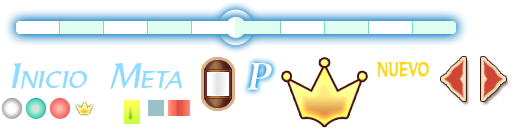
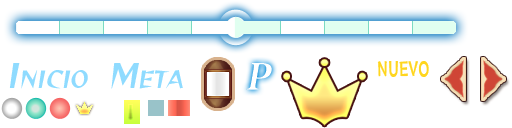
Revision of a layered w=512, h=128 image; what changed, layer by layer:
moved "Inicio" above "Meta", painted on it over 9, 63, 88, 89
moved "Meta" above "NUEVO", painted on it over 110, 63, 183, 89
painted on "NUEVO" over 377, 61, 429, 78
